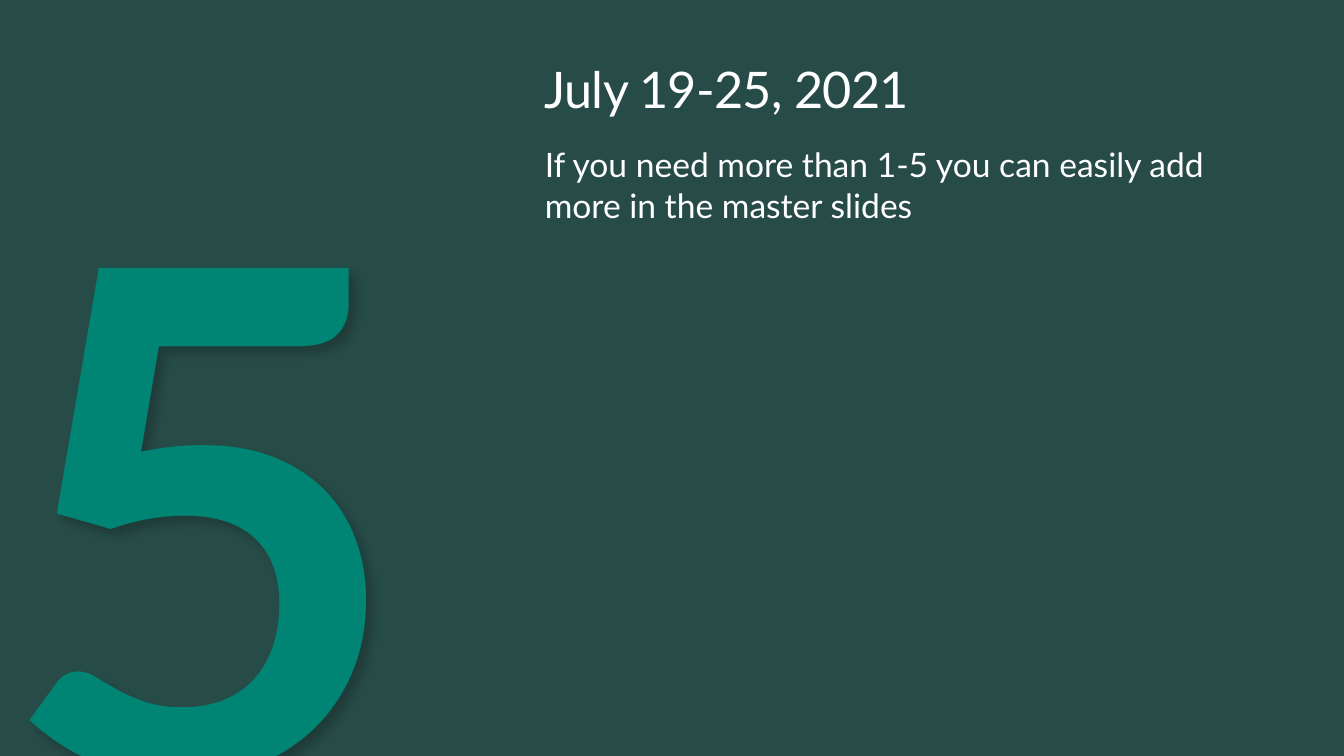
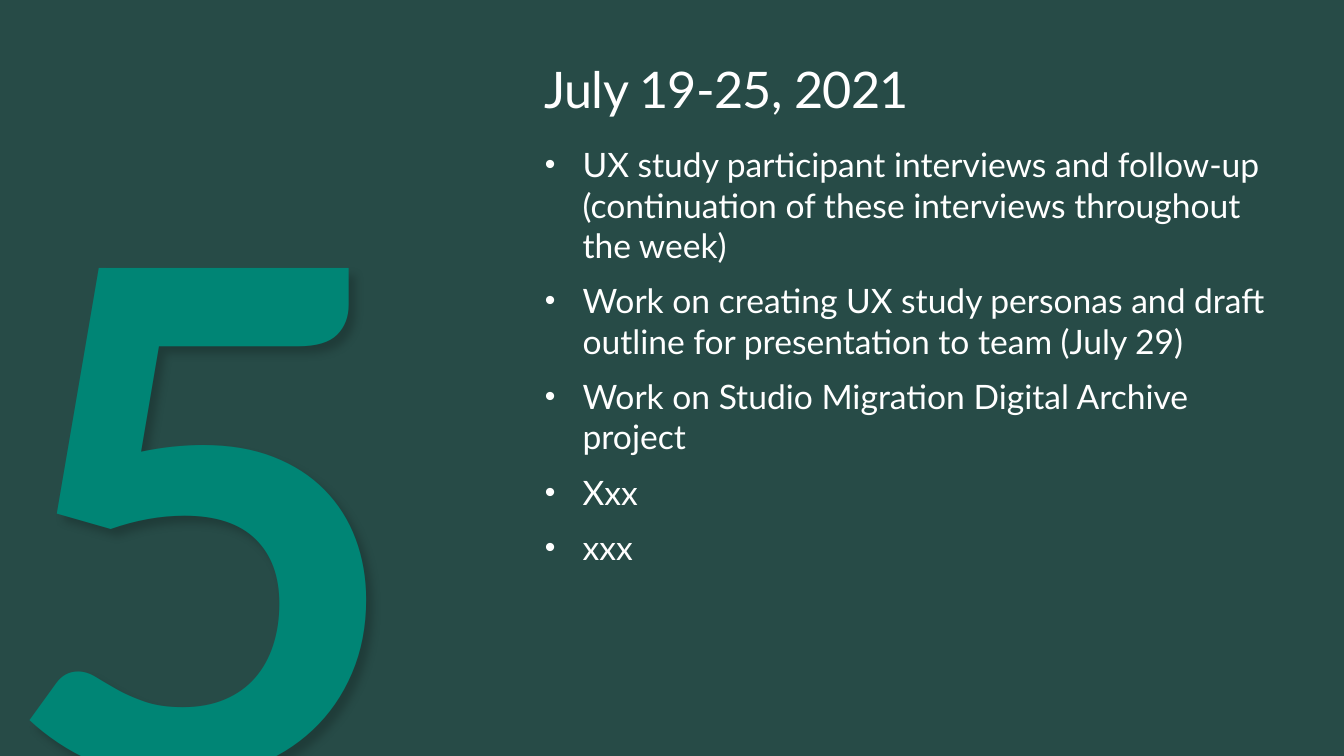
Before and after one commit to ewhinihan/dfw_mslibrary, a slide deck: slide 12 of DFW_MSLibraryArchives_WeeklyLearnings.pptx (slide 11 before the commit). Drawn at 1344x756 pixels with LibreOffice and Linux fonts; fonts in the diff are those of the drawing; background and template pictures are left out. Boxes give left, top, right and bottom in pixels: in the first picture for what was removed or moved away, otherwise in the second. Text is boxed around its words. In the diff, an @@ line names an element or a change of style, - is before the commit and + after.

```diff
--- a/DFW_MSLibraryArchives_WeeklyLearnings.pptx
+++ b/DFW_MSLibraryArchives_WeeklyLearnings.pptx
@@ text at (x1=583, y1=152, x2=1264, y2=560): text changed @@
-If you need more than 1-5 you can easily add more in the master slides
+• UX study participant interviews and follow-up (continuation of these interviews throughout the week)
+• Work on creating UX study personas and draft outline for presentation to team (July 29)
+• Work on Studio Migration Digital Archive project
+• Xxx
+• xxx
```
Also in this commit, not shown: 1 other slide changed, 2 slides added, 1 slide removed.
